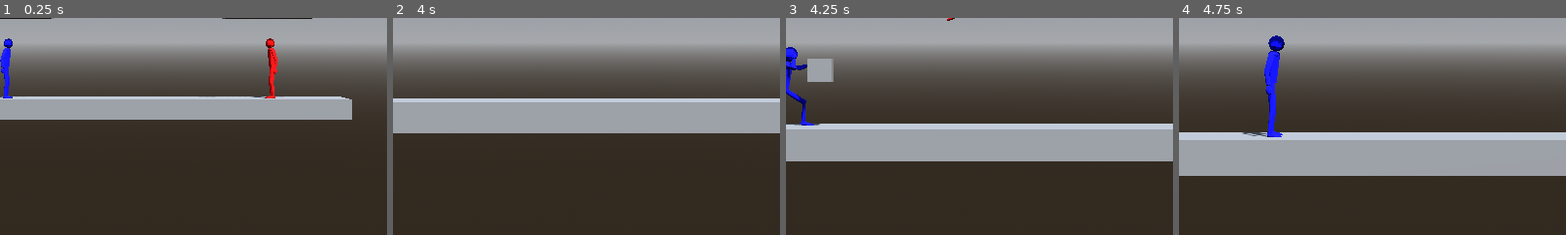
Above: before the commit, frames 1-4 (left to right).
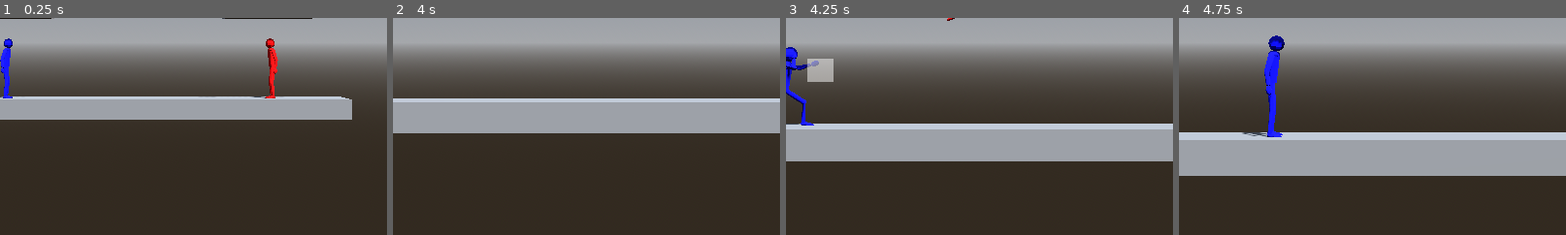
Above: after the commit, the same moments.

Repository: CocoMarck/SuperSmashTux
Game: Godot game, scene res://scenes/main.tscn
Two runs of this game, one before a commit and one after it. Both use one fixed random seed, a clock stepped at 60 frames per second and the inputs below.
Inputs:
- Up to frame 1 (0.25 s): no input
- Up to frame 2 (4 s): hold Right (player1_move_right) 0.53-1.28 s; tap K (player1_attack) at 0.6 s; tap Space (player1_jump) at 0.77, 1.52, 3.02, 3.77 s; hold Down (player1_move_down) 1.28-2.03 s; tap O (player1_grab) at 1.35 s; hold Right (player1_move_right) 2.03-2.78 s; hold P (player1_shield) 2.03-2.78 s; hold Up (player1_move_up) 2.78-3.53 s; tap . (player1_walk) at 2.85 s; hold Left (player1_move_left) from 3.53 s (still down); tap G (player2_attack) at 3.6 s
- Up to frame 3 (4.25 s): keep holding Left (player1_move_left)
- Up to frame 4 (4.75 s): keep holding Left (player1_move_left); tap T (player2_grab) at 4.35 s; tap Space (player1_jump) at 4.52 s
The pictures show only the part of the screen within x 32-82%, y 44-94%; the shares and areas given below are measured in that part.

Frames 1-2 are identical in both runs. In frame 3, 0.2% of the frame differs, in the area x 2-13%, y 18-50%; in frame 4, nothing differs.

Commit message:
hitbox alpha vale for mesh

Diff:
--- a/scripts/fighter.gd
+++ b/scripts/fighter.gd
@@ -36,7 +36,7 @@
 			"hitbox_damage": 5,
 			"hitbox_size": Vector3(0.5,0.5,0.5),
 			"hitbox_position": Vector3(0.8,0,0),
-			"direction": Vector3(1,0.25,0),
+			"direction": Vector3(1,0.5,0),
 			"hitbox_time_ratio": 0.5,
 			"hitbox_rotation": 0.0,
 			"inversed_hitbox_ratio": true
@@ -114,8 +114,8 @@
 			"inmortal": false,
 
 			"hitbox_damage": 10,
-			"hitbox_size": Vector3(0.5,0.5,0.5),
-			"hitbox_position": Vector3(1.4,-0.2,0),
+			"hitbox_size": Vector3(0.5,0.5,1.0),
+			"hitbox_position": Vector3(1.0,-0.2,0),
 			"direction": Vector3(1.0,0.5,0),
 			"hitbox_time_ratio": 0.5,
 			"hitbox_rotation": 0.0,
@@ -174,8 +174,8 @@
 			"inmortal": false,
 
 			"hitbox_damage": 5,
-			"hitbox_size": Vector3(0.5,0.5,0.5),
-			"hitbox_position": Vector3(1.0,-1.0,0),
+			"hitbox_size": Vector3(0.5,0.5,2.0),
+			"hitbox_position": Vector3(0.0,-1.0,0),
 			"direction": Vector3(0.25,1,0),
 			"hitbox_time_ratio": 0.5,
 			"hitbox_rotation": 0.0,
--- a/scripts/hitbox.gd
+++ b/scripts/hitbox.gd
@@ -14,12 +14,15 @@
 
 var _mesh := MeshInstance3D.new()
 var _box_mesh := BoxMesh.new()
+var _material := StandardMaterial3D.new()
 
 var _damage :int = 5
 
 var _direction: Vector3 # <--- Direccion de dañó.
 
-func _init(p_position: Vector3, p_size: Vector3, p_parent: Node3D, p_damage: int, p_direction: Vector3):
+func _init(
+	p_position: Vector3, p_size: Vector3, p_parent: Node3D, p_damage: int, p_direction: Vector3
+):
 	position = p_position
 	_parent = p_parent
 
@@ -34,6 +37,11 @@
 	# Damage
 	_damage = p_damage
 	_direction = p_direction
+
+	# Material
+	_material.transparency = StandardMaterial3D.TRANSPARENCY_ALPHA
+	_mesh.material_override = _material
+	set_color( 1.0, 1.0, 1.0, 0.5 )
 
 	# Inicializar todo
 	add_child(_shape)
@@ -53,6 +61,12 @@
 		body.set_damage_percentage( _damage )
 		body.set_damage_move( _damage, _direction )
 
+func set_color( r, g, b, a ) -> void:
+	_material.albedo_color = Color(r, g, b, a)
+
+func set_alpha(alpha: float) -> void:
+	_material.albedo_color.a = clampf(alpha, 0.0, 1.0)
+
 # Called when the node enters the scene tree for the first time.
 func _ready() -> void:
 	pass
